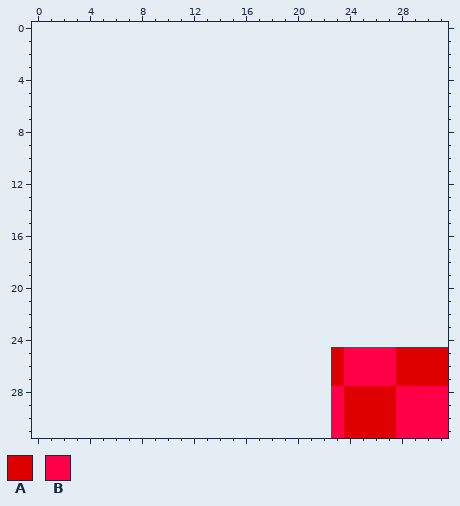
Two versions of one pixel-art sprite, data/flame.png. This is how it looked before the edit.
The file is 9x7 pixels. Colours within 5 levels of each other are drawn and written as one. The old version is drawn lined up with the new one, on the new canvas.
Palette (. is transparent): A #de0000  B #ff0048
Pixels before, first column x 23:
25 ABBBBAAAA
26 ABBBBAAAA
27 ABBBBAAAA
28 BAAAABBBB
29 BAAAABBBB
30 BAAAABBBB
31 BAAAABBBB
Now the later version:
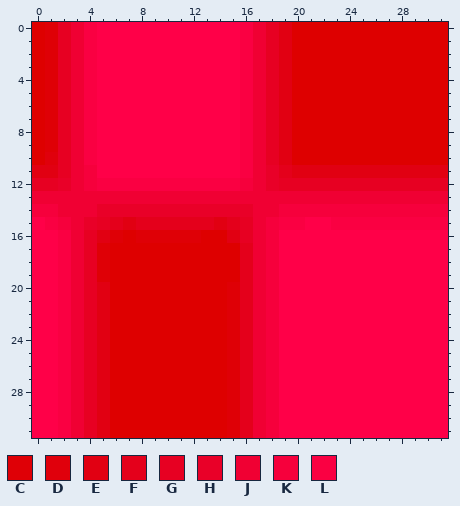
Colours new in this view: C #df0006  D #e0000c  E #e10012  F #e4001b  G #e70022  H #e90028  J #f00033  K #f6003c  L #fa0042
From old to new:
canvas 9x7 -> 32x32, the old top-left corner now at 23,25
y 0..9: x 0..31 ................................ -> ACGJLBBBBBBBBBBBLJGEAAAAAAAAAAAA
y 10: x 0..31 ................................ -> ADGJLBBBBBBBBBBBLJGEAAAAAAAAAAAA
y 11: x 0..31 ................................ -> EEGJKBBBBBBBBBBBLJHFEEEEEEEEEEEE
y 12: x 0..31 ................................ -> GGHJKLLLLLLLLLLLKJHGGGGGGGGGGGGG
y 13: x 0..31 ................................ -> JJJJJJJJJJJJJJJJJJJJJJJJJJJJJJJJ
y 14: x 0..31 ................................ -> KKJJJHHHHHHHHHHHHJJKKKKKKKKKKKKK
y 15: x 0..31 ................................ -> BLKJHGFEFFFFFFEFGJKLLBBLLLLLLLLL
y 16: x 0..31 ................................ -> BBLJGECACCCCCAAEGJKBBBBBBBBBBBBB
y 17..19: x 0..31 ................................ -> BBLJGCAAAAAAAAAAFJKBBBBBBBBBBBBB
y 20..24: x 0..31 ................................ -> BBLJGEAAAAAAAAACFJKBBBBBBBBBBBBB
y 25..27: x 0..23 .......................A -> BBLJGEAAAAAAAAACFJKBBBBB; x 28..31 AAAA -> BBBB
y 28..31: x 0..22 ....................... -> BBLJGEAAAAAAAAACFJKBBBB; x 24..27 AAAA -> BBBB
